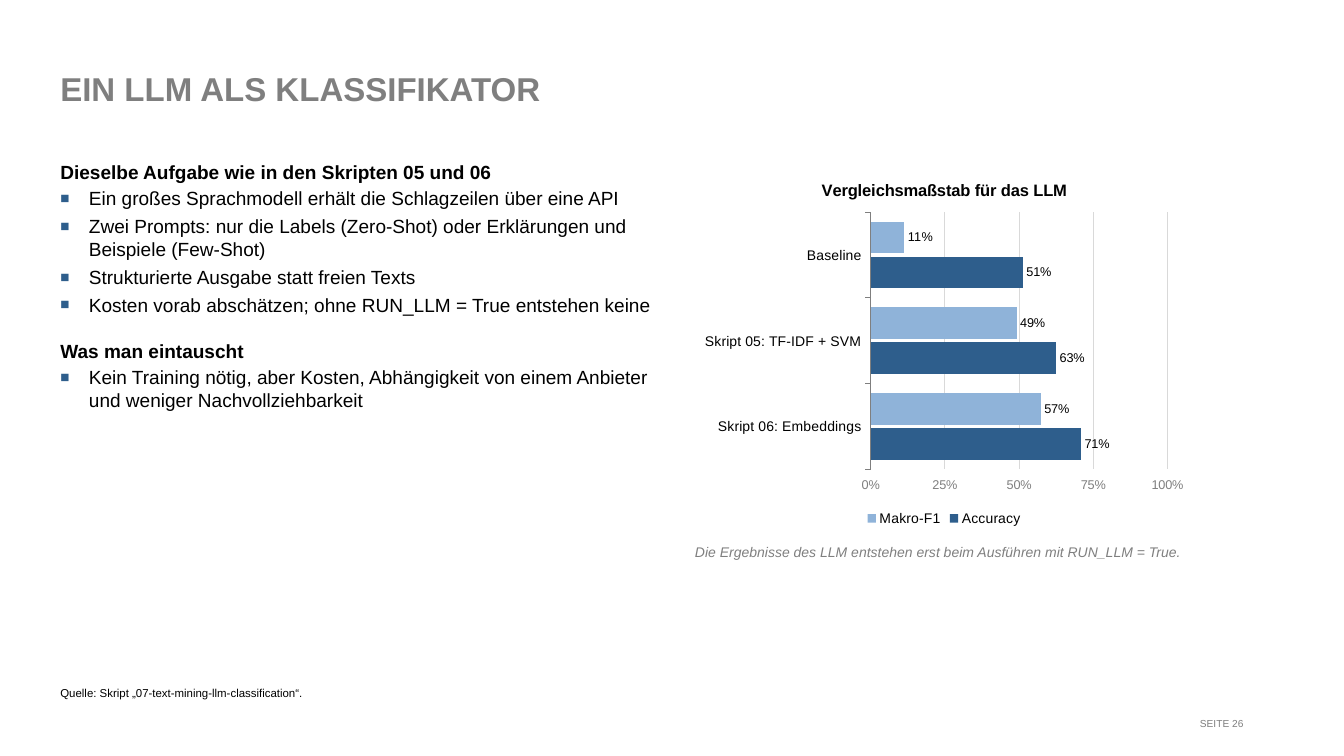
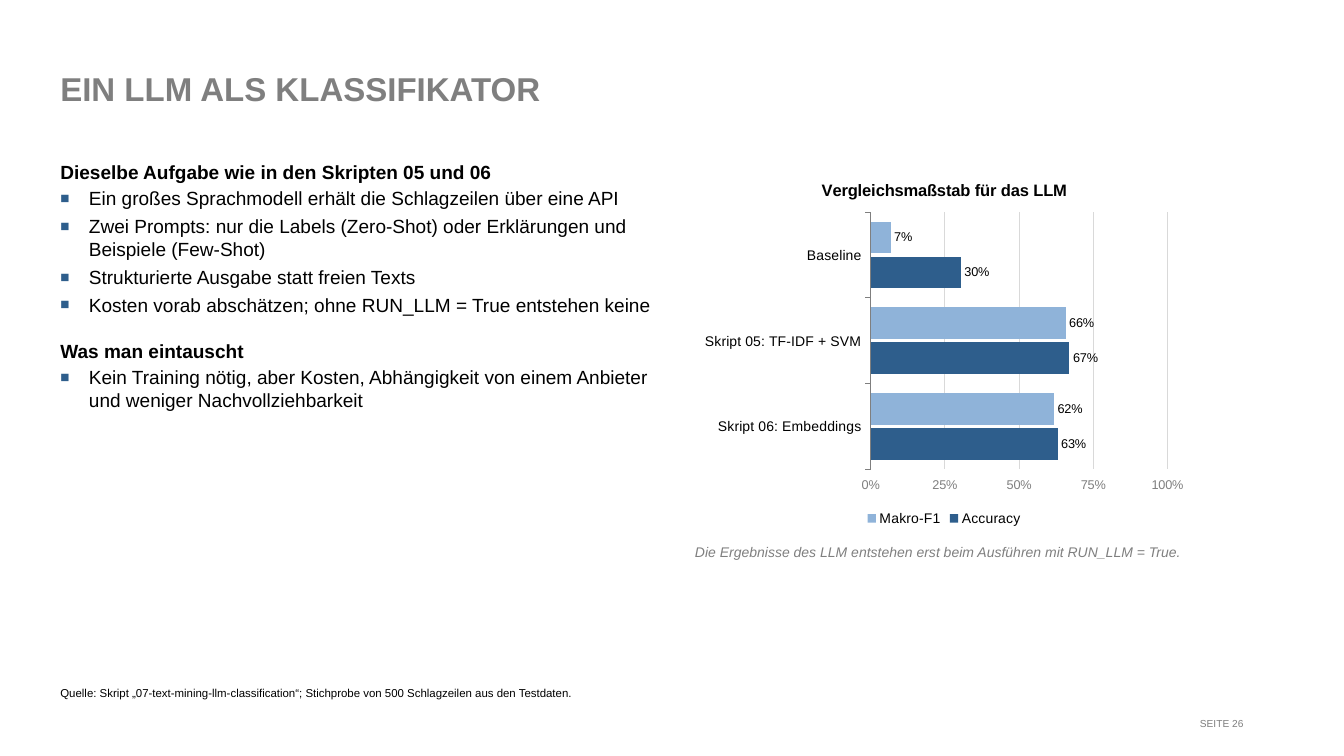
Before and after one commit to franzmohr/intro-text-mining-de, a slide deck: slide 26 of text-mining.odp. Drawn at 1344x756 pixels with LibreOffice and Linux fonts; fonts in the diff are those of the drawing. Boxes give left, top, right and bottom in pixels: in the first picture for what was removed or moved away, otherwise in the second. Text is boxed around its words. In the diff, an @@ line names an element or a change of style, - is before the commit and + after.

```diff
--- a/text-mining.odp
+++ b/text-mining.odp
@@ bar chart at (695,165,1193,530) @@
@@ Accuracy, Skript 06: Embeddings: 0.71 to 0.63 @@
@@ Accuracy, Skript 05: TF-IDF + SVM: 0.62 to 0.67 @@
@@ Accuracy, Baseline: 0.51 to 0.3 @@
@@ Makro-F1, Skript 06: Embeddings: 0.57 to 0.62 @@
@@ Makro-F1, Skript 05: TF-IDF + SVM: 0.49 to 0.66 @@
@@ Makro-F1, Baseline: 0.11 to 0.07 @@
@@ text at (60,688,572,700): text changed @@
-Quelle: Skript „07-text-mining-llm-classification“.
+Quelle: Skript „07-text-mining-llm-classification“; Stichprobe von 500 Schlagzeilen aus den Testdaten.
```
Also in this commit, not shown: 16 other slides changed, 8 other files.
